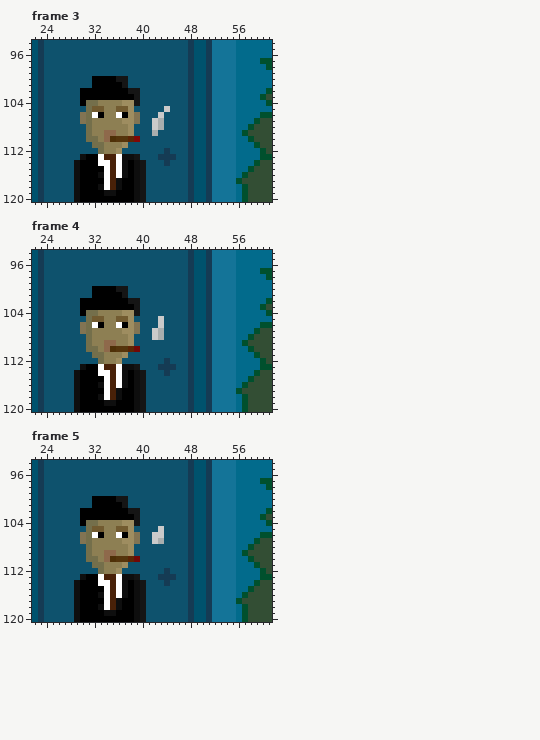
Pixel-art file, stored at src/sprites/level1/level1.ase. Above is the file before it was changed.
320x180 pixels, 8 frames. Colours within 5 levels of each other are drawn and written as one. Shown: frame 3: x 22..61, y 94..120; frame 4: x 22..61, y 94..120; frame 5: x 22..61, y 94..120. The commit also changed other frames or places, which this record leaves out.
The result:
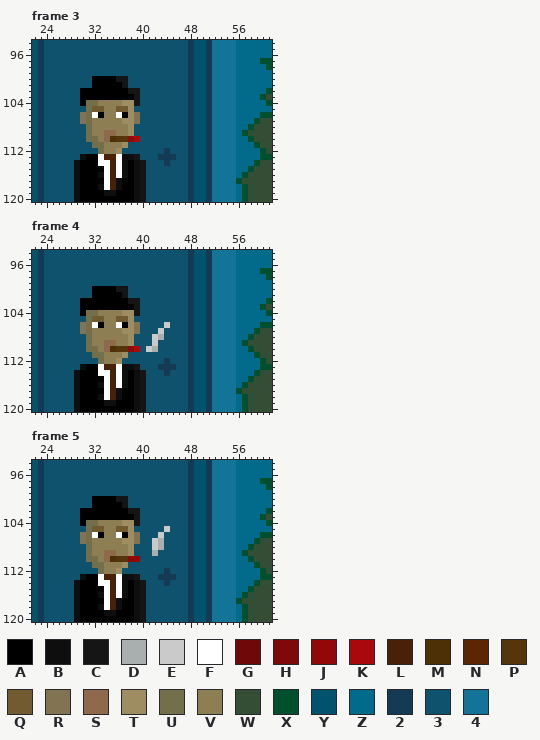
Palette (. is transparent): A #000000  B #0e0e0e  C #151515  D #a9aeae  E #cacaca  F #ffffff  G #6f0808  H #7f0808  J #920808  K #a9080d  L #492108  M #4e3007  N #5c2504  P #55350c  Q #725b30  R #827453  S #8e694b  T #9e8d60  U #746f4b  V #8d7f53  W #334e34  X #00502d  Y #00526d  Z #026b8c  2 #153b54  3 #0e526d  4 #147498
What changed:
Changed rows in their new state; - is an unchanged pixel.
Frame 3, layers "Stranger/Suitcase", "Stranger/man":
first column x 38:
105 ------3
106 -----3-
107 ----33-
108 ----33-
109 ----3--
110 JK-----
Frame 4, layer "Stranger/man":
first column x 38:
105 -----3-
106 -----3E
107 ----3E-
109 ----E--
110 JK-ED--
Frame 5, layer "Stranger/man":
first column x 38:
105 -----3E
106 ----3--
108 ----ED-
109 ----D--
110 JJ-----
Pixel boxes of the changes (left, top, right, bottom) in both pictures:
changed: (128, 106, 170, 142)
changed: (128, 316, 170, 352)
changed: (128, 526, 170, 562)
